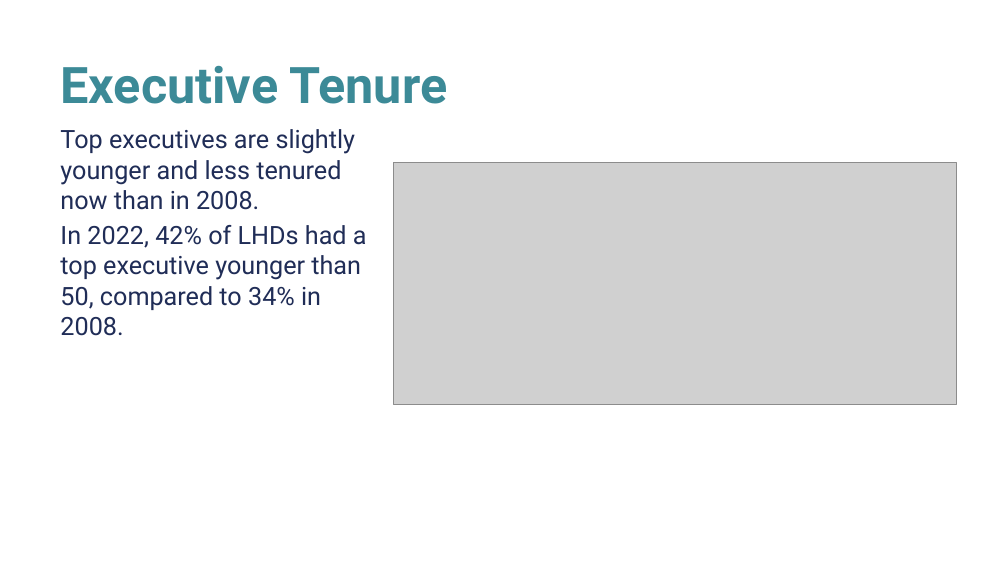
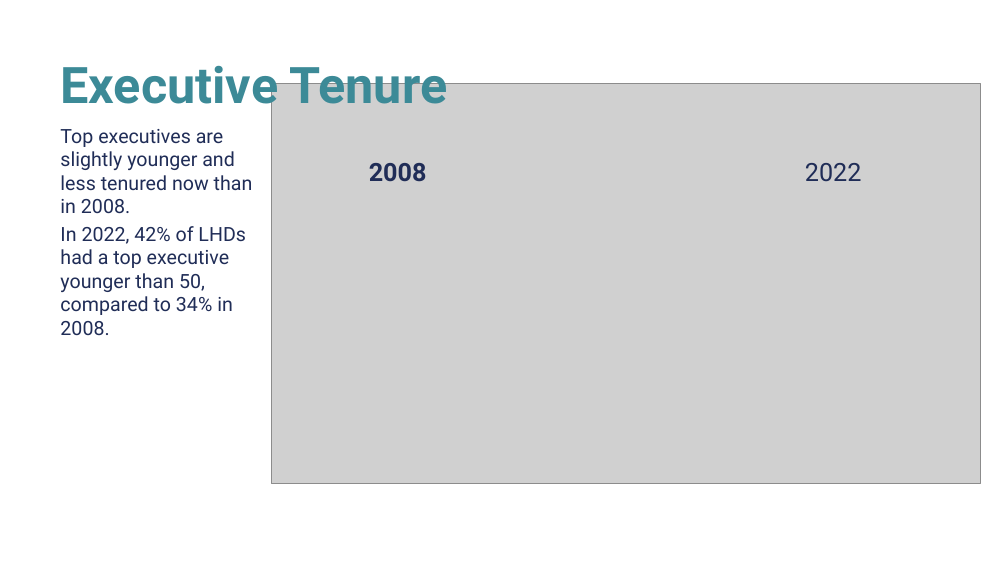
Before and after one commit to NACCHO-profile/nacchoProfile, a slide deck: slide 9 of inst/app/www/Profile2022KeyFindings.pptx. Drawn at 1008x567 pixels with LibreOffice and Linux fonts; fonts in the diff are those of the drawing; grey boxes stand for pictures; background and template pictures are left out. Boxes give left, top, right and bottom in pixels: in the first picture for what was removed or moved away, otherwise in the second. Text is boxed around its words. In the diff, an @@ line names an element or a change of style, - is before the commit and + after.

```diff
--- a/inst/app/www/Profile2022KeyFindings.pptx
+++ b/inst/app/www/Profile2022KeyFindings.pptx
@@ picture resized from (x1=393, y1=162, x2=956, y2=404) to (x1=271, y1=84, x2=980, y2=484) @@
@@ text "Top executives are slightly younger ..." at (x1=60, y1=129, x2=253, y2=335): size 18 to 14 pt @@
@@ text added at (x1=369, y1=163, x2=427, y2=182), 18 pt, text #202D57, bold @@
+2008
@@ text added at (x1=805, y1=163, x2=862, y2=181), 18 pt, text #202D57 @@
+2022
```
Also in this commit, not shown: 7 other slides changed, 37 other files.
